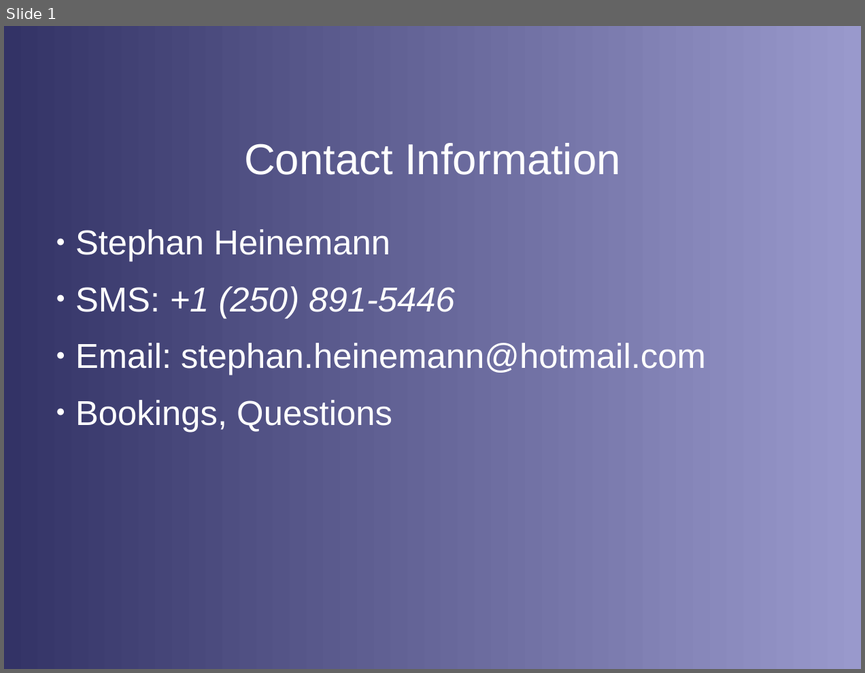
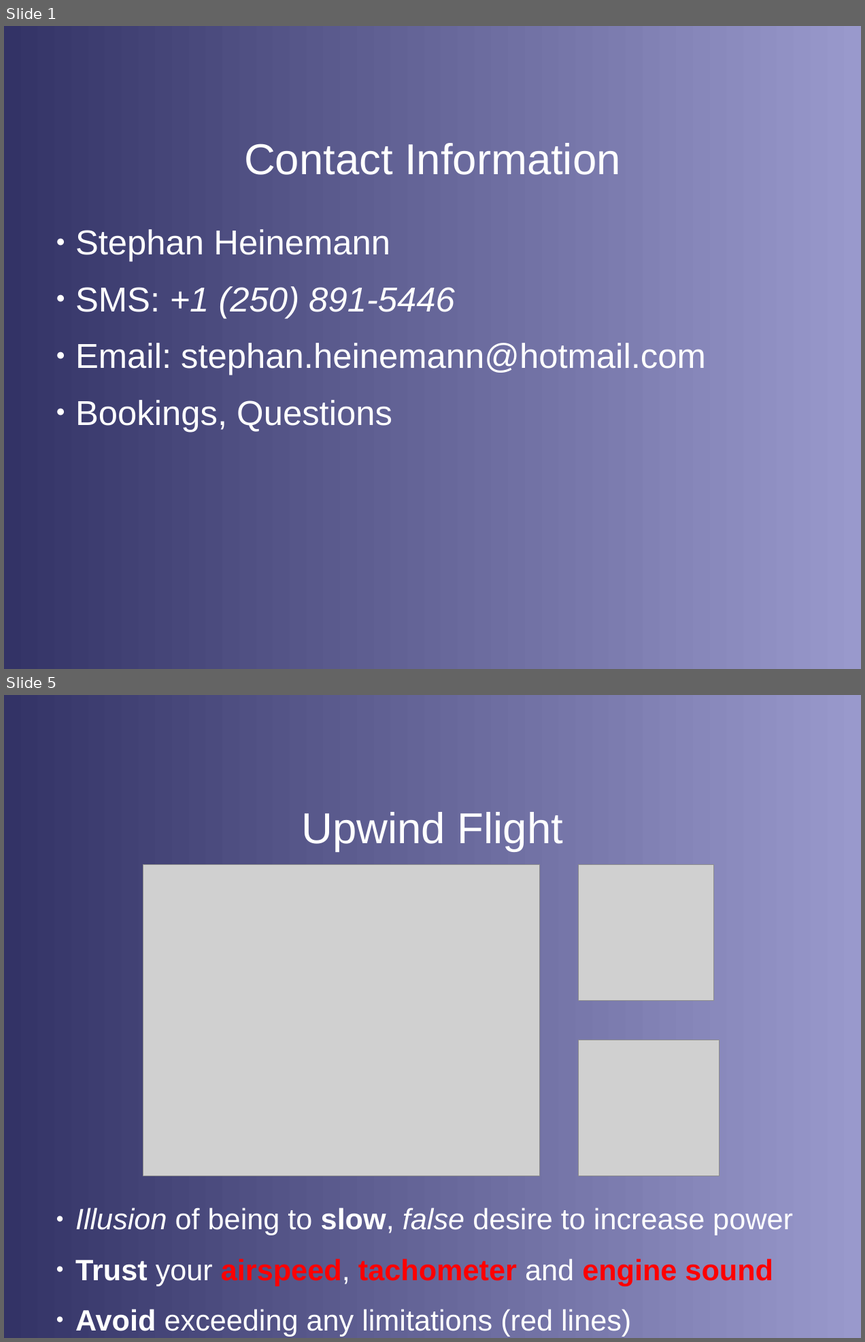
Before and after one commit to stephanheinemann/flight, a slide deck: FI/DriftIllusions/DriftIllusions.odp. Shown one above the other, each under a label of ours: slide 1 before the commit, slides 1 and 5 after it; the slides between them are not shown. The pictures are 865x673 and 865x1342 pixels, drawn with LibreOffice and Linux fonts; fonts in the diff are those of the drawing; grey boxes stand for pictures; background and template pictures are left out. Boxes give left, top, right and bottom in pixels: in the first picture for what was removed or moved away, otherwise in the second. Text is boxed around its words. In the diff, an @@ line names an element or a change of style, - is before the commit and + after.

Commit message:
extended illusion presentation

```diff
--- a/FI/DriftIllusions/DriftIllusions.odp
+++ b/FI/DriftIllusions/DriftIllusions.odp
@@ slide 5 added at <box>4,695,861,1338</box>, background gradient #333366 to #9999CC @@
@@ title added at <box>302,812,563,851</box>, 40 pt, text #FFFFFF @@
+Upwind Flight
@@ picture added at <box>143,864,540,1176</box> @@
@@ picture added at <box>579,864,714,1000</box> @@
@@ picture added at <box>579,1040,719,1176</box> @@
@@ text added at <box>75,1208,793,1336</box>, 27.2 pt, text #FFFFFF @@
+● Illusion of being to slow, false desire to increase power
+● Trust your airspeed, tachometer and engine sound
+● Avoid exceeding any limitations (red lines)
```
Also in this commit, not shown: 4 slides changed, 8 other slides added, 14 slides removed, 18 other files.
